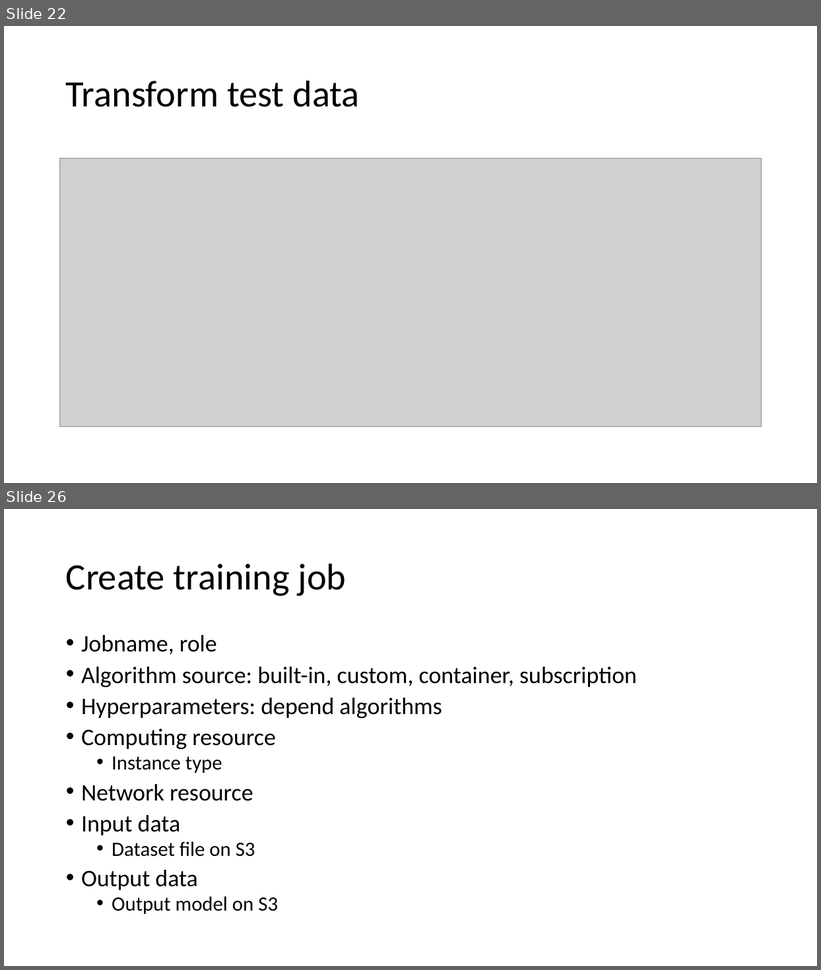
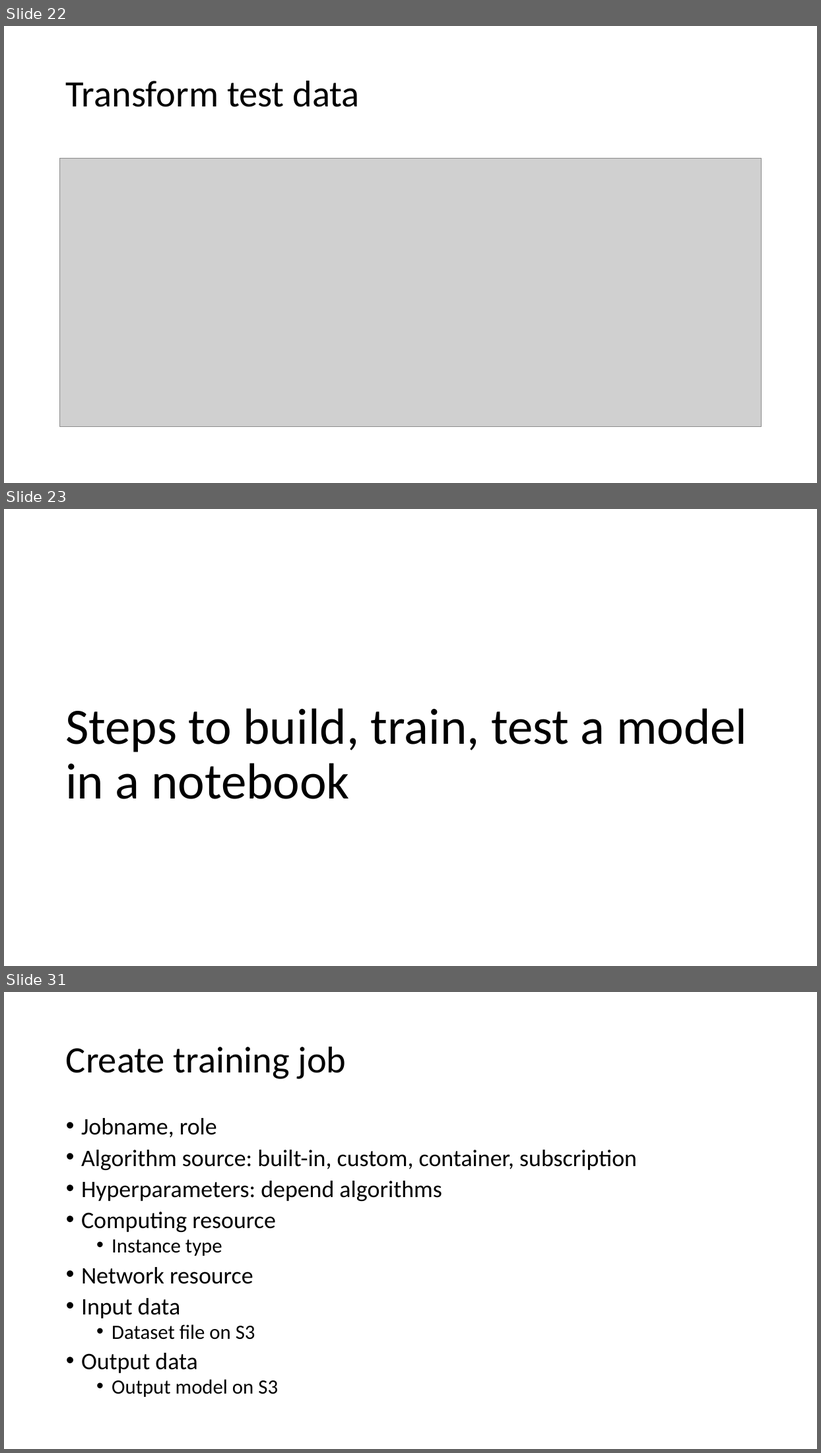
Before and after one commit to xuan0802/iot_slide, a slide deck: IoT analytics.pptx. Shown one above the other, each under a label of ours: slides 22 and 26 before the commit, slides 22, 23 and 31 after it; the slides between them are not shown. The pictures are 821x970 and 821x1453 pixels, drawn with LibreOffice and Linux fonts; fonts in the diff are those of the drawing; grey boxes stand for pictures. Boxes give left, top, right and bottom in pixels: in the first picture for what was removed or moved away, otherwise in the second. Text is boxed around its words. In the diff, an @@ line names an element or a change of style, - is before the commit and + after.

```diff
--- a/IoT analytics.pptx
+++ b/IoT analytics.pptx
@@ slide 23 added at (4,509,817,966), background #FFFFFF @@
@@ title added at (65,708,747,799), 60 pt, text #000000 @@
+Steps to build, train, test a model in a notebook
@@ what was slide 26 is now slide 31 @@
```
Also in this commit, not shown: 2 slides changed, 9 other slides added, 2 slides removed.
